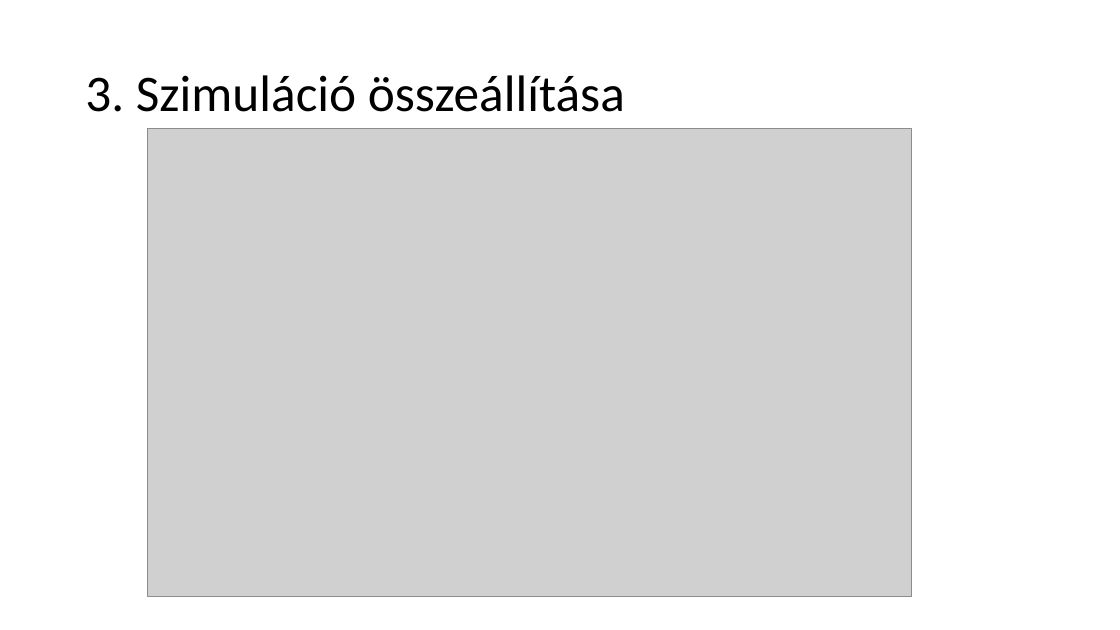
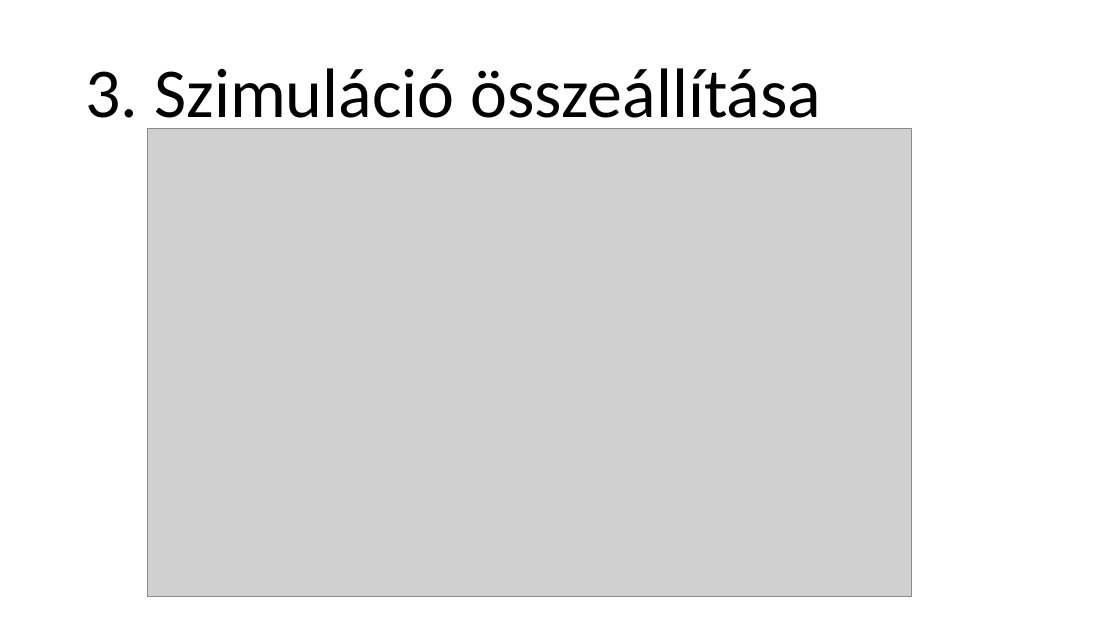
Before and after one commit to belain3d/halozatProjektek, a slide deck: slide 5 of 2-3-Projektmunka.pptx. Drawn at 1120x630 pixels with LibreOffice and Linux fonts; fonts in the diff are those of the drawing; grey boxes stand for pictures. Boxes give left, top, right and bottom in pixels: in the first picture for what was removed or moved away, otherwise in the second. Text is boxed around its words. In the diff, an @@ line names an element or a change of style, - is before the commit and + after.

```diff
--- a/2-3-Projektmunka.pptx
+++ b/2-3-Projektmunka.pptx
@@ title "3. Szimuláció összeállítása" at (85,68,822,133): size 44 to 60 pt @@
```
Also in this commit, not shown: 6 other slides changed.
